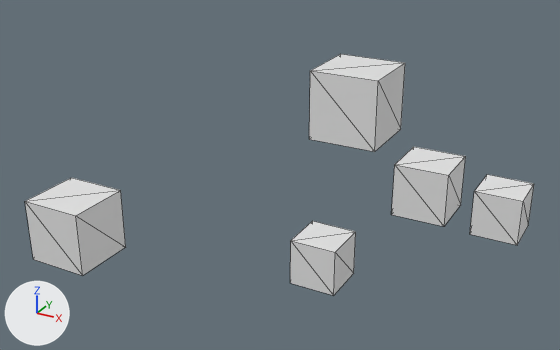
One commit to the glTF model assets/game.glb: the scene before it, then after it.
The view is the same before and after, from a 50 mm lens placed at (12.7, -19.4, 18.5), pointed at (0.4, 3.1, 7.3). The axes (+X, +Y, +Z) are drawn at lower left. The lights are the same throughout. The older version comes first. Mesh edges are drawn as thin lines. Vertices at exactly the same position are counted once.
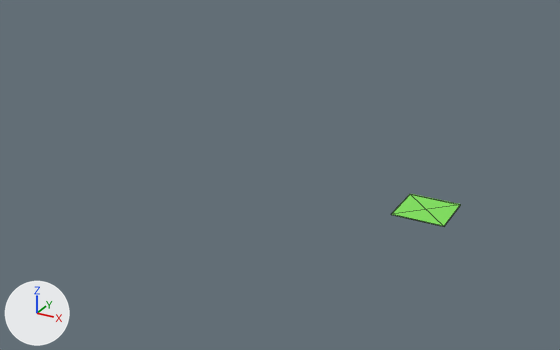
The newer file is also rescaled (x40.63), turned or shifted as a whole; pictures and numbers use the older file's frame.

Location of each change, (x1, y1, x2, y2) in pixels of the pictures (560 x 350 px):
```json
{"object": "Cube.002", "change": "deleted", "before": [309, 54, 405, 152]}
{"object": "Cube.001", "change": "deleted", "before": [25, 178, 126, 276]}
{"object": "Cube", "change": "recoloured, moved, rescaled", "before": [391, 147, 466, 226], "after": [391, 194, 461, 226], "on screen": "7% narrower, 59% shorter"}
{"object": "Cube.003", "change": "deleted", "before": [290, 221, 356, 295]}
{"object": "Cube.004", "change": "deleted", "before": [470, 174, 534, 245]}
```

Scene script edits in JSON lines:
```json
{"op": "add", "block": "mat_material_005", "code": ["mat_material_005 = principled_material('Material.005')", "mat_material_005.base_color = (0.221, 0.8, 0.102)  # green #81e75a"]}
{"block": "me_cube_005", "where": "# used by ob_cube; location = (4.92, 6.08, 6.69)"}
{"op": "remove", "block": "me_cube_005", "code": "me_cube_005.from_pydata(...)  # 8 vertices, 12 faces; spans x -1.0..1.0, y -1.0..1.0, z -1.0..1.0"}
{"op": "add", "block": "me_cube_005", "code": "me_cube_005.from_pydata(...)  # 8 vertices, 12 faces; spans x -1.0..1.0, y -1.0..1.0, z -1.0..-0.96"}
{"block": "me_cube_005", "change": "me_cube_005 part 1: the whole mesh is scaled about its middle by (1, 1, 0.018), then moved by (0.0, 0.0, -0.98)"}
{"op": "add", "block": "me_cube_005", "code": "me_cube_005.materials.append(mat_material_005)  # green #81e75a"}
{"op": "remove", "block": "ob_cube_001", "code": ["ob_cube_001 = bpy.data.objects.new('Cube.001', me_cube_006)", "ob_cube_001.location = (-3.13, -3.66, 7.47)"]}
{"op": "remove", "block": "ob_cube_002", "code": ["ob_cube_002 = bpy.data.objects.new('Cube.002', me_cube_007)", "ob_cube_002.location = (4.5, 0.03, 11.63)"]}
{"op": "remove", "block": "ob_cube_003", "code": ["ob_cube_003 = bpy.data.objects.new('Cube.003', me_cube_008)", "ob_cube_003.location = (0.65, 6.21, 2.43)"]}
{"op": "remove", "block": "ob_cube_004", "code": ["ob_cube_004 = bpy.data.objects.new('Cube.004', me_cube_009)", "ob_cube_004.location = (6.67, 11.05, 4.01)"]}
```
